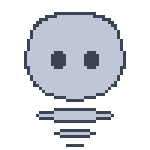
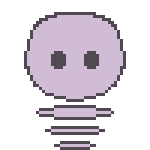
Layer changes from the first 150x150 image to the second:
added group "Head" with 5 layers above "Layer 5" over [24, 12, 126, 102]
added layer "Player copy" in group "Head" over [24, 12, 126, 102]
added layer "Player copy 2" in group "Head" over [24, 12, 126, 102]
added layer "Player copy 4" in group "Head" over [24, 12, 126, 102]
added layer "Layer 5" above "Layer 6 copy" over [36, 105, 114, 120]
added layer "Layer 6 copy" above "Layer 6" over [45, 126, 105, 135]
added layer "Layer 6" above "Player" over [54, 141, 96, 150]
moved "Color Fill 1 copy" (2nd of 2, in "Player") into group "Player", painted on it over [24, 12, 126, 150]
moved "Outline" (2nd of 2, in "Player") into group "Player" over [24, 12, 126, 147]
moved "Color Fill 1" (2nd of 2, in "Player") into group "Player", painted on it over [24, 12, 126, 150]
moved "Color" (2nd of 2, in "Player") into group "Player" over [27, 15, 123, 135]
